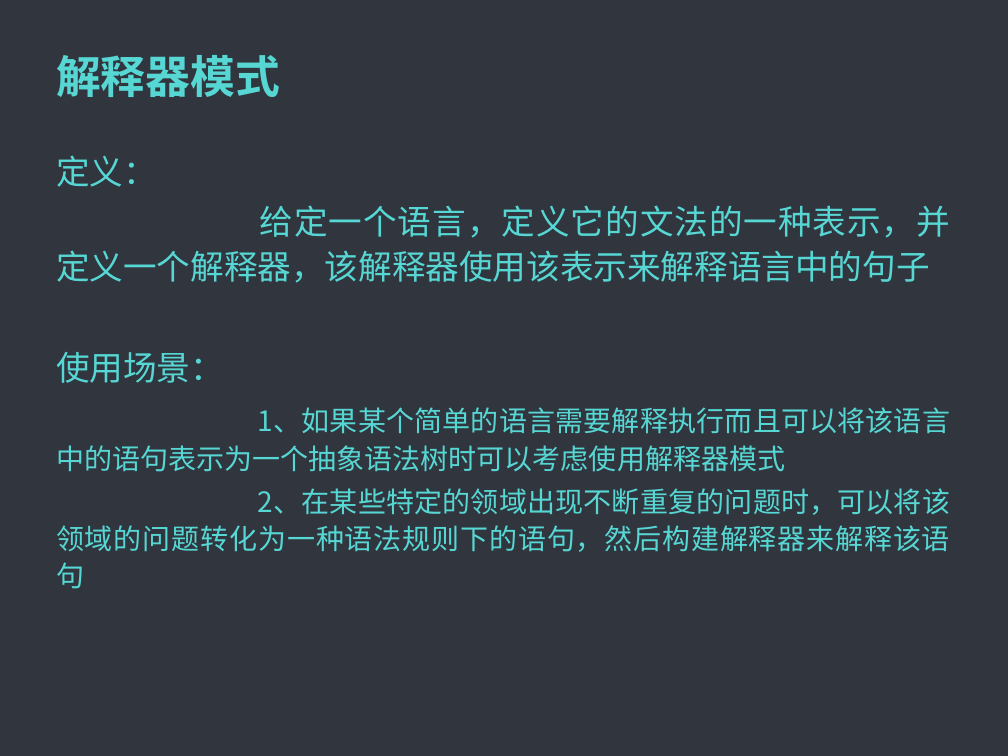
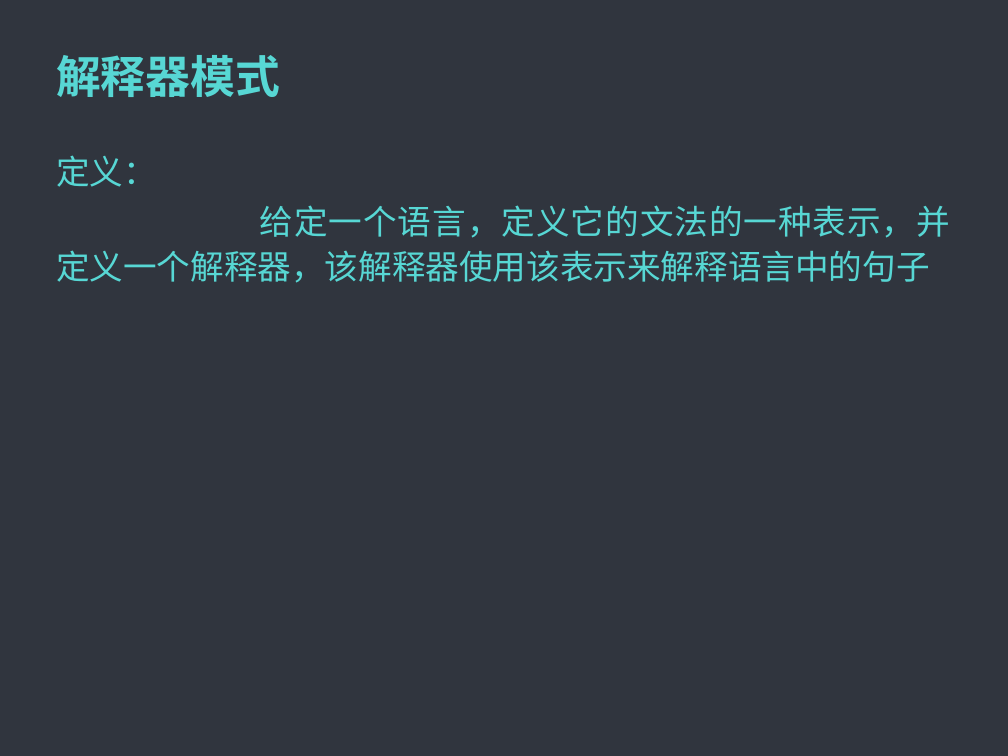
Before and after one commit to MintLy/JavaDesignMode, a slide deck: slide 21 of DesignMode.ppt. Drawn at 1008x756 pixels with LibreOffice and Linux fonts; fonts in the diff are those of the drawing; background and template pictures are left out. Boxes give left, top, right and bottom in pixels: in the first picture for what was removed or moved away, otherwise in the second. Text is boxed around its words. In the diff, an @@ line names an element or a change of style, - is before the commit and + after.

```diff
--- a/DesignMode.ppt
+++ b/DesignMode.ppt
@@ text at bbox=[56, 352, 950, 589]: paragraphs removed @@
-使用场景：
-1、如果某个简单的语言需要解释执行而且可以将该语言中的语句表示为一个抽象语法树时可以考虑使用解释器模式
-2、在某些特定的领域出现不断重复的问题时，可以将该领域的问题转化为一种语法规则下的语句，然后构建解释器来解释该语句
```
Also in this commit, not shown: 22 slides added, 7 other files.
